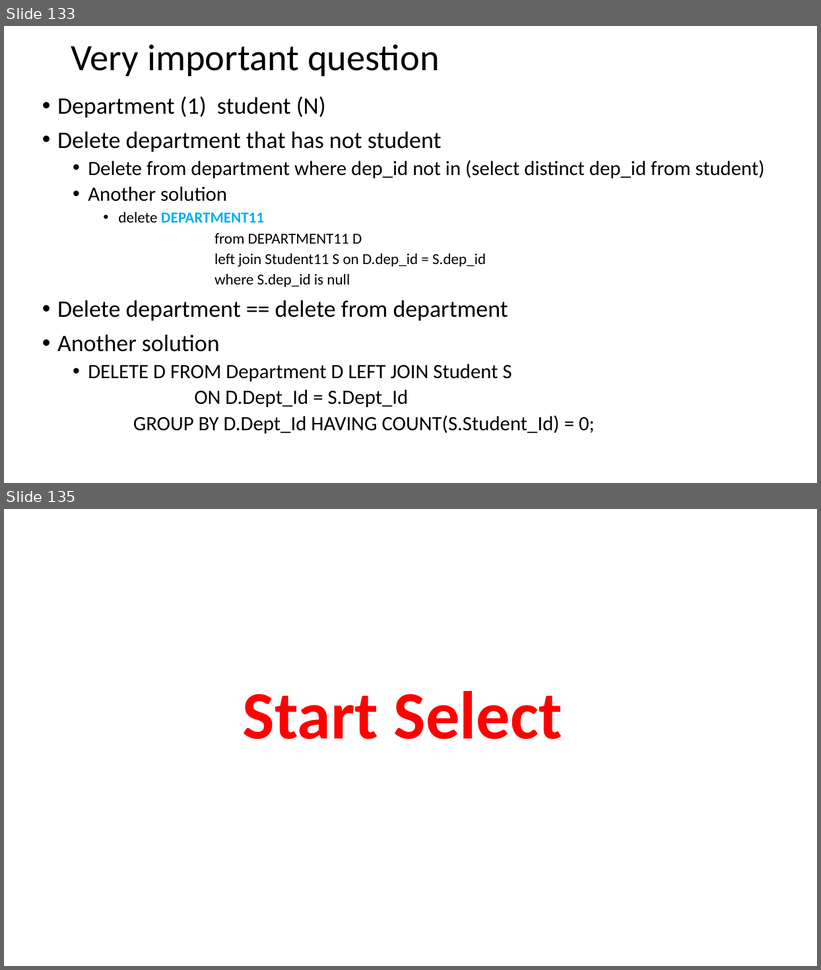
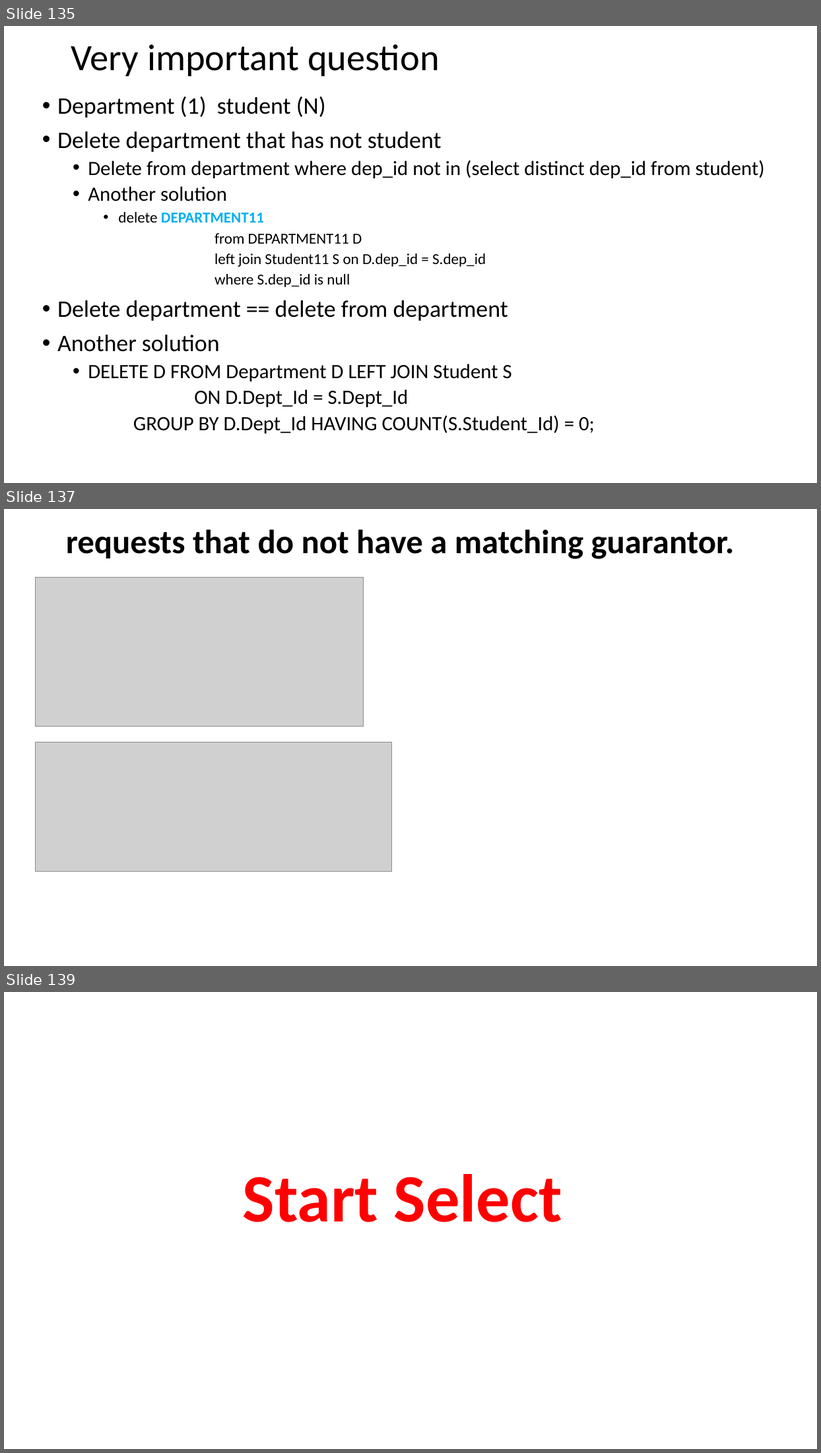
Before and after one commit to AhmedMohamedSamir1/Summary, a slide deck: Dot Net/2_DB.pptx. Shown one above the other, each under a label of ours: slides 133 and 135 before the commit, slides 135, 137 and 139 after it; the slides between them are not shown. The pictures are 821x970 and 821x1453 pixels, drawn with LibreOffice and Linux fonts; fonts in the diff are those of the drawing; grey boxes stand for pictures. Boxes give left, top, right and bottom in pixels: in the first picture for what was removed or moved away, otherwise in the second. Text is boxed around its words. In the diff, an @@ line names an element or a change of style, - is before the commit and + after.

```diff
--- a/Dot Net/2_DB.pptx
+++ b/Dot Net/2_DB.pptx
@@ slide 137 added at [4,509,817,966], background #FFFFFF @@
@@ title added at [66,529,735,559], 39.6 pt, text #000000, bold @@
+requests that do not have a matching guarantor.
@@ picture added at [36,578,364,727] @@
@@ picture added at [36,742,392,872] @@
@@ what was slide 133 is now slide 135 @@
@@ what was slide 135 is now slide 139 @@
```
Also in this commit, not shown: 16 other slides added, 5 other files.
